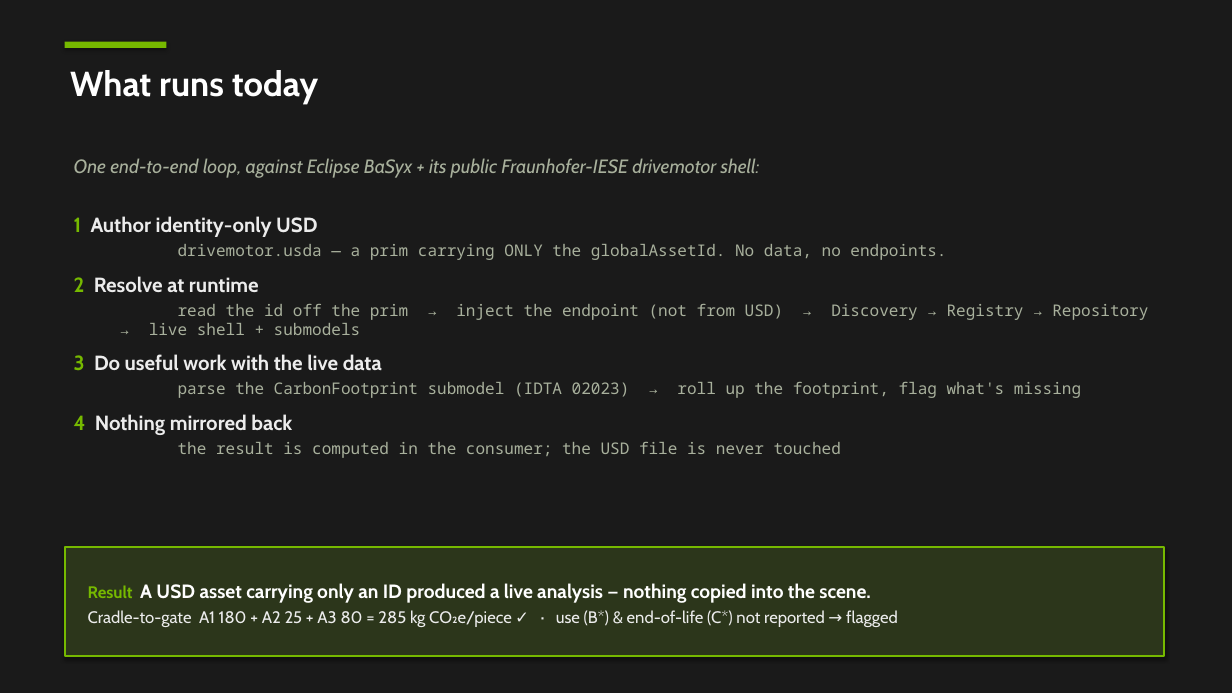
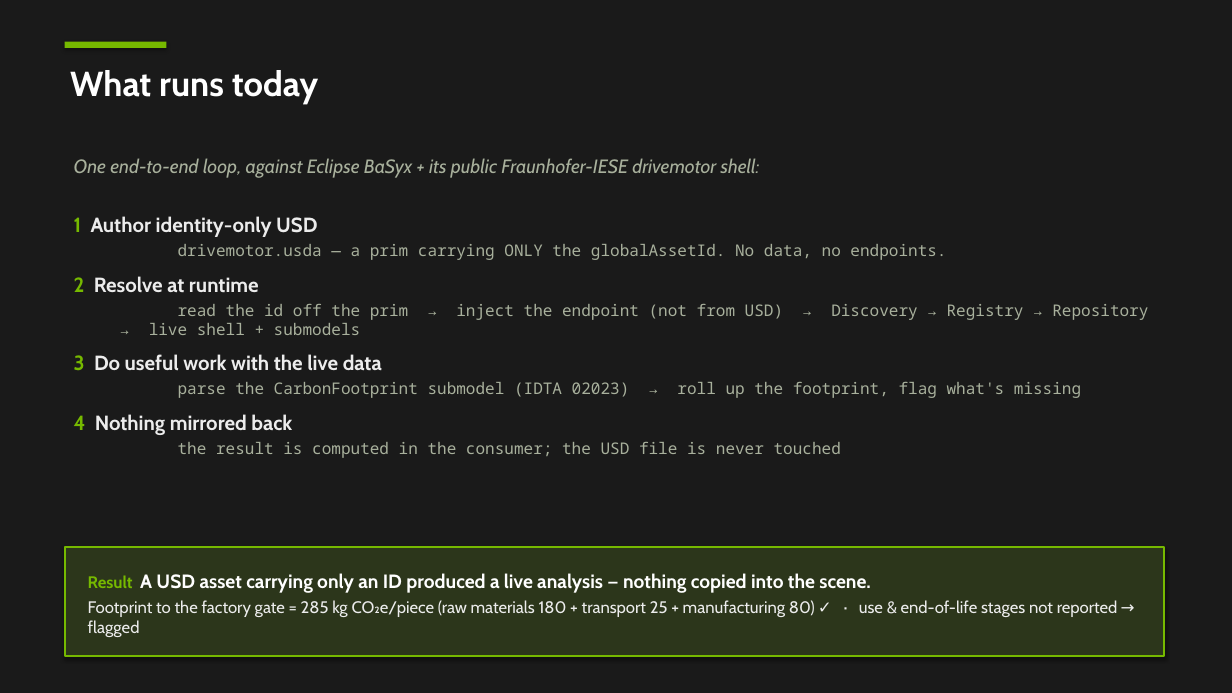
Before and after one commit to asluk/USD, a slide deck: slide 8 of extras/sourceIdentifiers/aas-helloworld/aas-usd-helloworld.pptx. Drawn at 1232x693 pixels with LibreOffice and Linux fonts; fonts in the diff are those of the drawing. Boxes give left, top, right and bottom in pixels: in the first picture for what was removed or moved away, otherwise in the second. Text is boxed around its words. In the diff, an @@ line names an element or a change of style, - is before the commit and + after.

Commit message:
AAS hello-world: plain-language carbon stages on the result line (drop unexplained EN 15804 codes)

```diff
--- a/extras/sourceIdentifiers/aas-helloworld/aas-usd-helloworld.pptx
+++ b/extras/sourceIdentifiers/aas-helloworld/aas-usd-helloworld.pptx
@@ text in rectangle at (x1=88, y1=600, x2=1118, y2=637): text changed @@
-Cradle-to-gate A1 180 + A2 25 + A3 80 = 285 kg CO₂e/piece ✓ · use (B*) & end-of-life (C*) not reported → flagged
+Footprint to the factory gate = 285 kg CO₂e/piece (raw materials 180 + transport 25 + manufacturing 80) ✓ · use & end-of-life stages not reported → flagged
```
